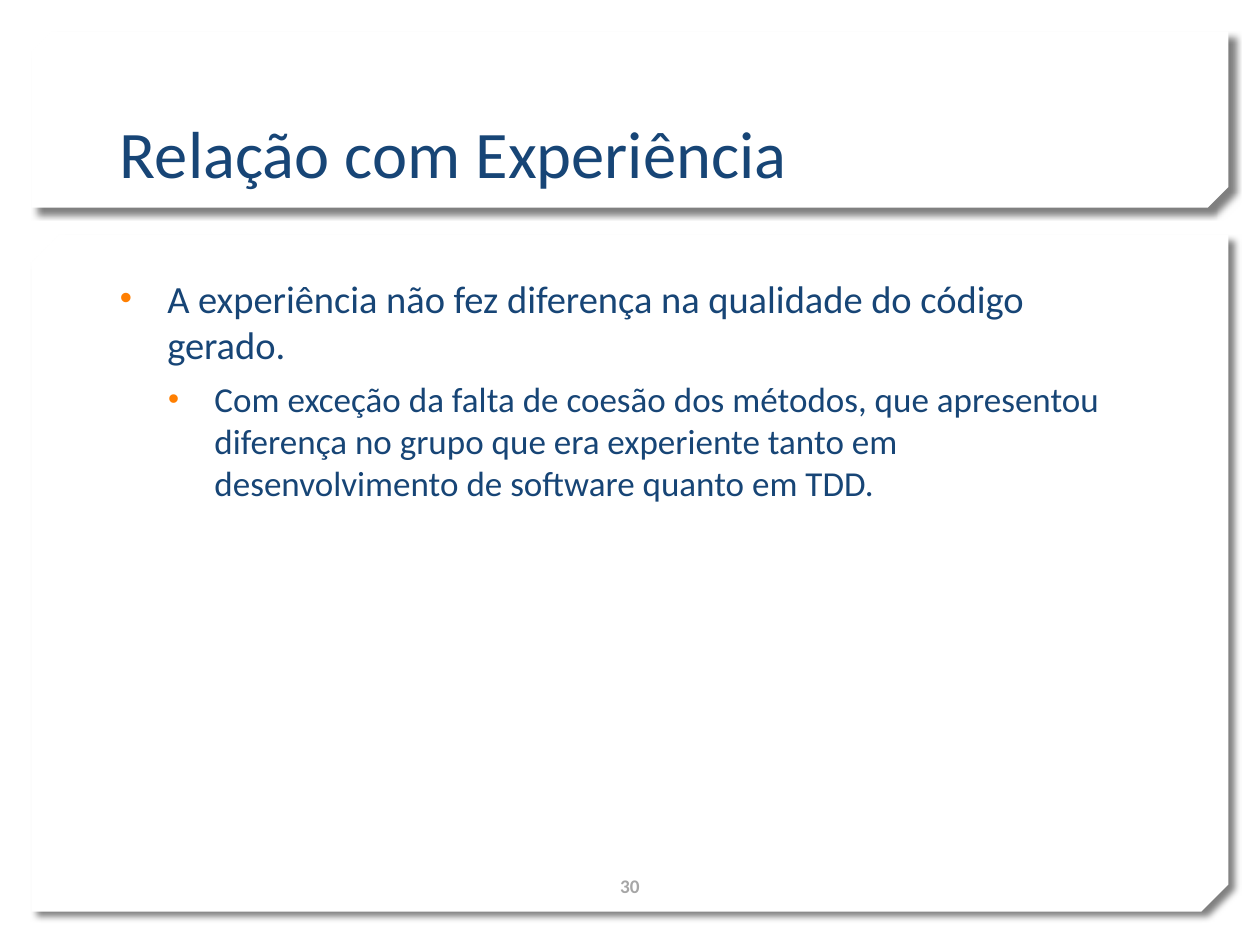
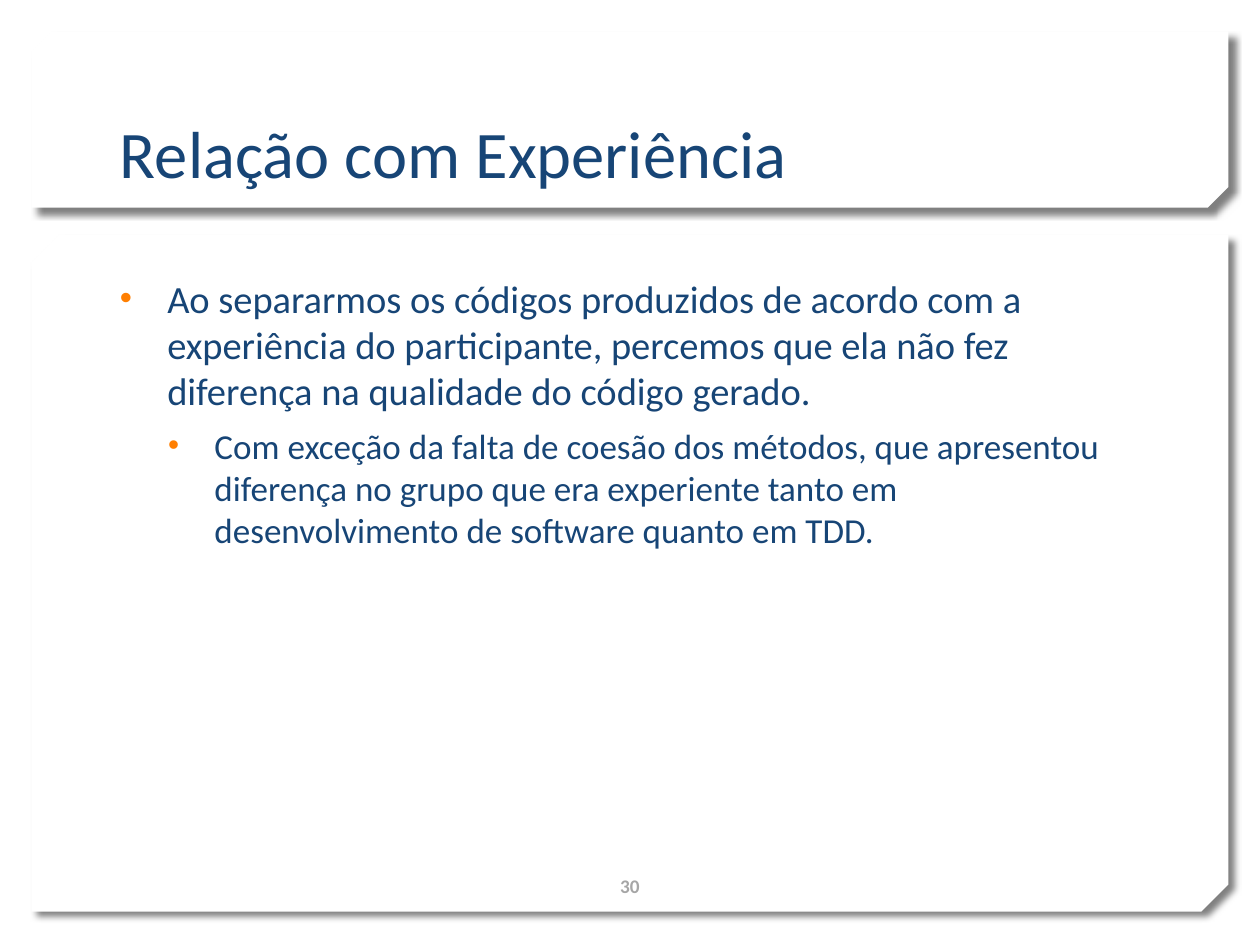
Before and after one commit to marcogerosa/mestrado, a slide deck: slide 30 of defesa.pptx. Drawn at 1260x945 pixels with LibreOffice and Linux fonts; fonts in the diff are those of the drawing; background and template pictures are left out. Boxes give left, top, right and bottom in pixels: in the first picture for what was removed or moved away, otherwise in the second. Text is boxed around its words. In the diff, an @@ line names an element or a change of style, - is before the commit and + after.

```diff
--- a/defesa.pptx
+++ b/defesa.pptx
@@ text at (x1=167, y1=286, x2=1021, y2=412): text changed @@
-• A experiência não fez diferença na qualidade do código gerado.
+• Ao separarmos os códigos produzidos de acordo com a experiência do participante, percemos que ela não fez diferença na qualidade do código gerado.
```
Also in this commit, not shown: 6 other slides changed, 1 other file.
